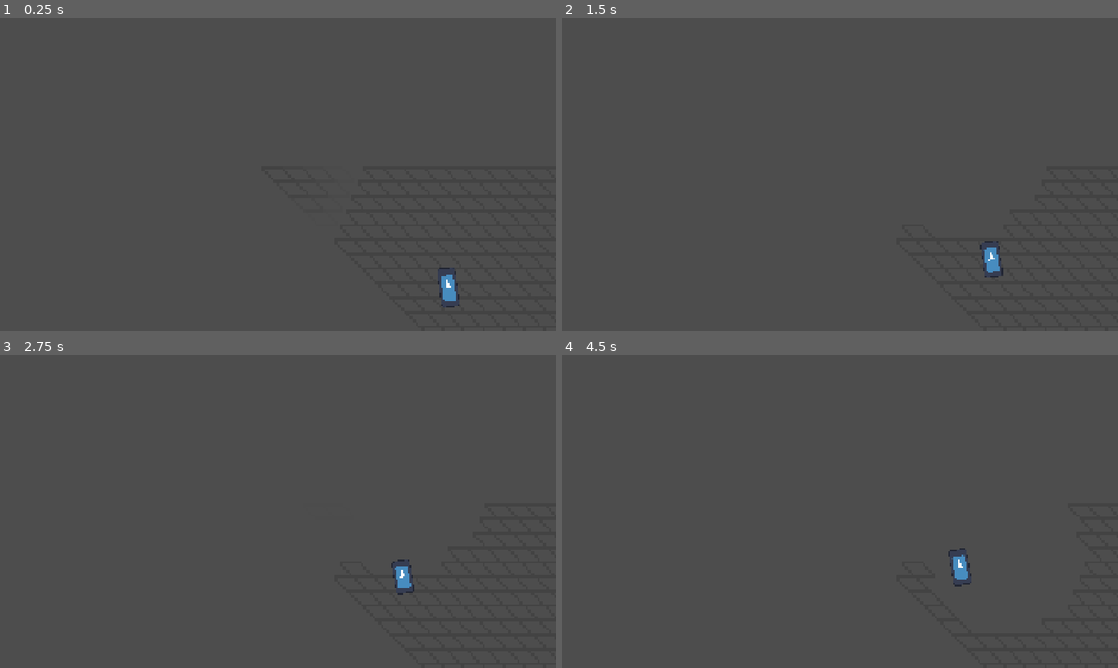
Above: before the commit, frames 1-4 (two rows, left to right).
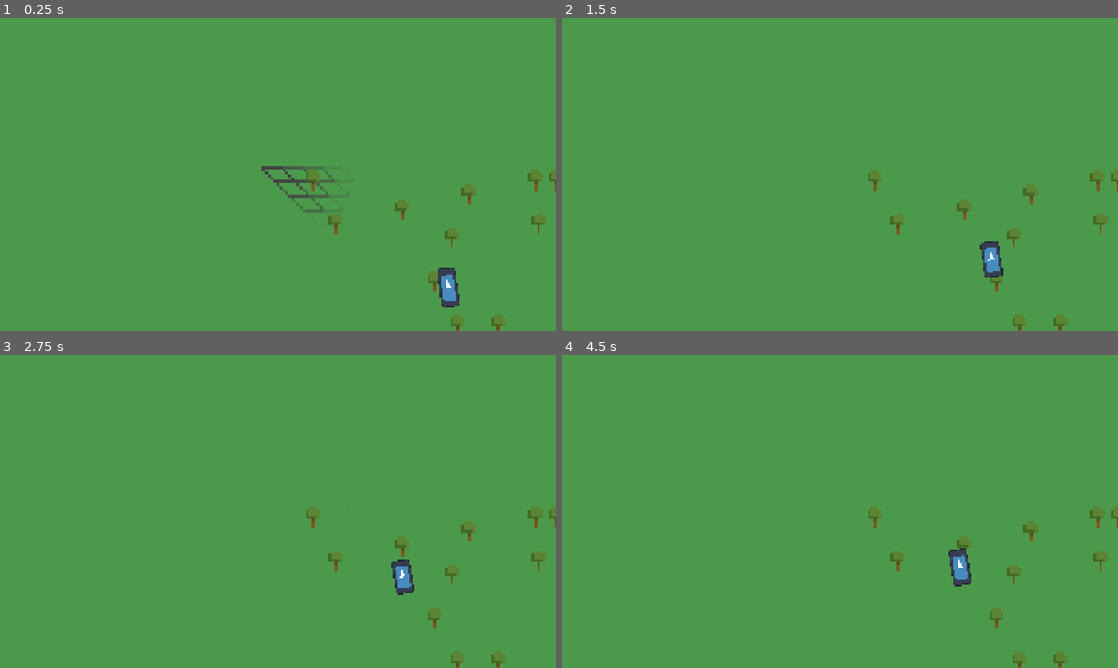
Above: after the commit, the same moments.

Repository: Liam-M-Mays/game-jam-2026
Game: Godot game, scene res://main.tscn
The game is run twice, just before and just after one commit, with the same random seed, the same clock (stepped at 60 frames per second) and the same inputs. The engine's default icon, where the game draws it, is replaced by a stand-in: a white triangle on a blue panel in a dark square.
Inputs (mouse positions are in pixels of both pictures, inside the frame that each line leads up to):
- Up to frame 1 (0.25 s): no input
- Up to frame 2 (1.5 s): move the mouse to (962, 158) at 0.52 s; click (962, 158) at 0.67 s; move the mouse to (728, 190) at 1.27 s; click (728, 190) at 1.42 s
- Up to frame 3 (2.75 s): move the mouse to (333, 442) at 2.02 s; click (333, 442) at 2.17 s
- Up to frame 4 (4.5 s): move the mouse to (812, 574) at 2.77 s; click (812, 574) at 2.92 s; move the mouse to (1006, 558) at 3.52 s; click (1006, 558) at 3.67 s; move the mouse to (673, 464) at 4.27 s; click (673, 464) at 4.42 s

The runs differ from the first frame. In frame 1, 99% of the frame differs, in the area x 0-100%, y 0-100%; in frame 2, 100%; in frame 3, 100%; in frame 4, 100%.

Commit message:
Camera movement and other stuff

Diff:
--- /dev/null
+++ b/assets/trees.tres
@@ -0,0 +1,7 @@
+[gd_resource type="AtlasTexture" format=3 uid="uid://bi6uuppyldmbr"]
+
+[ext_resource type="Texture2D" uid="uid://bgxqmqd7cj22e" path="res://ART/Starter_sprites.png" id="1_p6rkr"]
+
+[resource]
+atlas = ExtResource("1_p6rkr")
+region = Rect2(37, 3, 5, 7)
--- a/camera_controls.gd
+++ b/camera_controls.gd
@@ -1,10 +1,37 @@
 extends Camera2D
 
-var is_panning : bool = false
+@export var pan_speed: float = 1.0
+@export var min_zoom: float = 0.5
+@export var max_zoom: float = 3.0
+@export var zoom_speed: float = 0.1
 
-func _input(event: InputEvent) -> void:
+var is_panning: bool = false
+
+func _unhandled_input(event: InputEvent) -> void:
+	# Handle Right-Click Panning
 	if event is InputEventMouseButton:
 		if event.button_index == MOUSE_BUTTON_RIGHT:
 			is_panning = event.pressed
+
+		# Handle Zooming In
+		elif event.button_index == MOUSE_BUTTON_WHEEL_UP and event.pressed:
+			zoom_to_mouse(zoom_speed)
+
+		# Handle Zooming Out
+		elif event.button_index == MOUSE_BUTTON_WHEEL_DOWN and event.pressed:
+			zoom_to_mouse(-zoom_speed)
+
 	elif event is InputEventMouseMotion and is_panning:
 		position -= event.relative / zoom
+
+func zoom_to_mouse(factor: float) -> void:
+	# Save the mouse position in world space before zooming
+	var mouse_pos = get_global_mouse_position()
+
+	# Calculate new zoom vector and clamp it within bounds
+	var new_zoom = zoom.x + factor
+	new_zoom = clamp(new_zoom, min_zoom, max_zoom)
+	zoom = Vector2(new_zoom, new_zoom)
+
+	# Reposition camera so the mouse points to the exact same world coordinate
+	position += mouse_pos - get_global_mouse_position()
--- a/cell.gd
+++ b/cell.gd
@@ -2,12 +2,9 @@
 
 @export var fase_dist := 250
 
-#func _process(delta: float) -> void:
-	#var distance = global_position.distance_to(get_global_mouse_position())
-	#
-	#set_modulate(
-		#Color(0.26,0.26,0.26,
-		#max(0, (fase_dist-distance)/fase_dist)
-		#)
-	#)
-	#print((fase_dist-distance)/fase_dist)
+#const TREE = preload("res://tree.tscn")
+#
+#func _init() -> void:
+	#if randi() % 2 == 0:
+		#var tree = TREE.instantiate()
+		#add_child(tree)
--- a/cell.tscn
+++ b/cell.tscn
@@ -4,7 +4,7 @@
 [ext_resource type="Script" uid="uid://c1c1xomxee3d" path="res://cell.gd" id="2_gwrgs"]
 
 [node name="Cell" type="Sprite2D" unique_id=1533628368]
-modulate = Color(0.2611127, 0.2611126, 0.2611126, 1)
+modulate = Color(0.2627451, 0.2627451, 0.2627451, 0)
 scale = Vector2(10, 10)
 texture = ExtResource("1_yh0nt")
 script = ExtResource("2_gwrgs")
--- a/grid.gd
+++ b/grid.gd
@@ -4,12 +4,17 @@
 @export var grid_size := 50
 
 const CELL = preload("res://cell.tscn")
+const TREE = preload("res://tree.tscn")
 
 func place_cell(x : int, y : int):
 	var cell = CELL.instantiate()
 	cell.position.x = (x * cell.scale.x * 7) + (5 * y * cell.scale.x)
 	cell.position.y = y * cell.scale.y * 5
 	add_child(cell)
+	if(randf() < 0.10):
+		var tree = TREE.instantiate()
+		tree.position = cell.position
+		add_child(tree)
 
 func _init() -> void:
 	for x in range(grid_size):
--- a/main.tscn
+++ b/main.tscn
@@ -15,7 +15,7 @@
 script = ExtResource("1_lquwl")
 
 [node name="Sprite2D" type="Sprite2D" parent="." unique_id=2014181174]
-z_index = 1
+z_index = 2
 position = Vector2(609, 404)
 scale = Vector2(0.5, 1)
 texture = ExtResource("1_0xm2m")
--- a/project.godot
+++ b/project.godot
@@ -32,3 +32,4 @@
 rendering_device/driver.windows="d3d12"
 renderer/rendering_method="gl_compatibility"
 renderer/rendering_method.mobile="gl_compatibility"
+environment/defaults/default_clear_color=Color(0.29481664, 0.6027866, 0.294562, 1)
--- /dev/null
+++ b/tree.tscn
@@ -0,0 +1,9 @@
+[gd_scene format=3 uid="uid://cciqa8ee7m64y"]
+
+[ext_resource type="Texture2D" uid="uid://bi6uuppyldmbr" path="res://assets/trees.tres" id="1_brfkd"]
+
+[node name="Tree" type="Sprite2D" unique_id=1800998]
+z_index = 1
+scale = Vector2(10, 10)
+texture = ExtResource("1_brfkd")
+offset = Vector2(0, -3)
Not shown, added: ART/Starter_sprites.png.import
